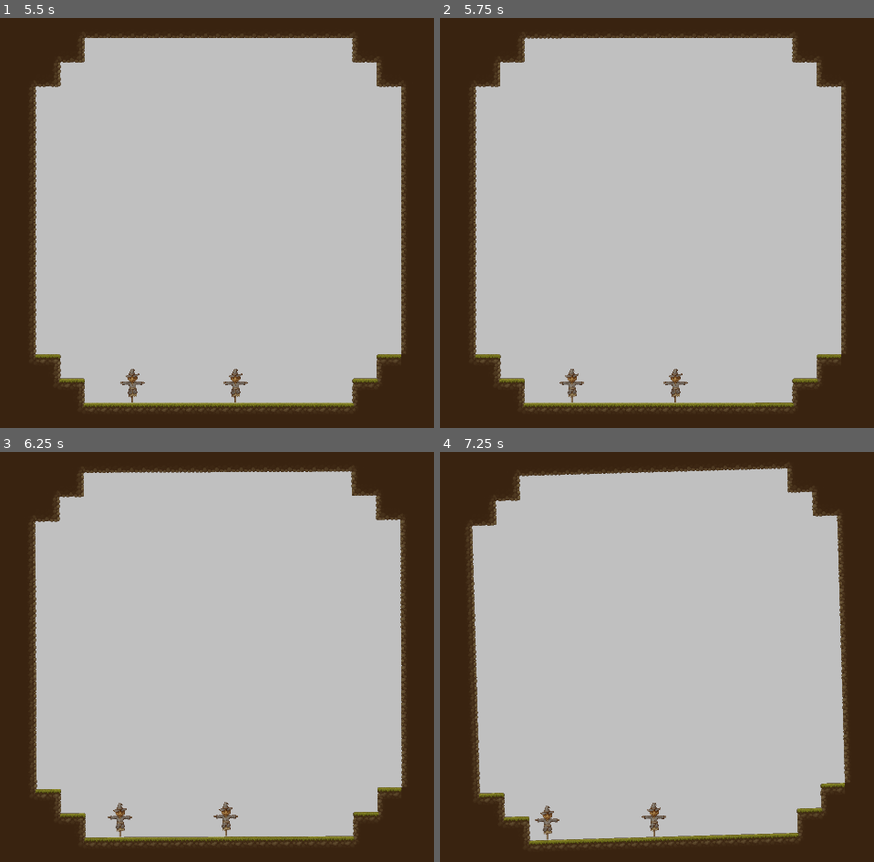
Above: before the commit, frames 1-4 (two rows, left to right).
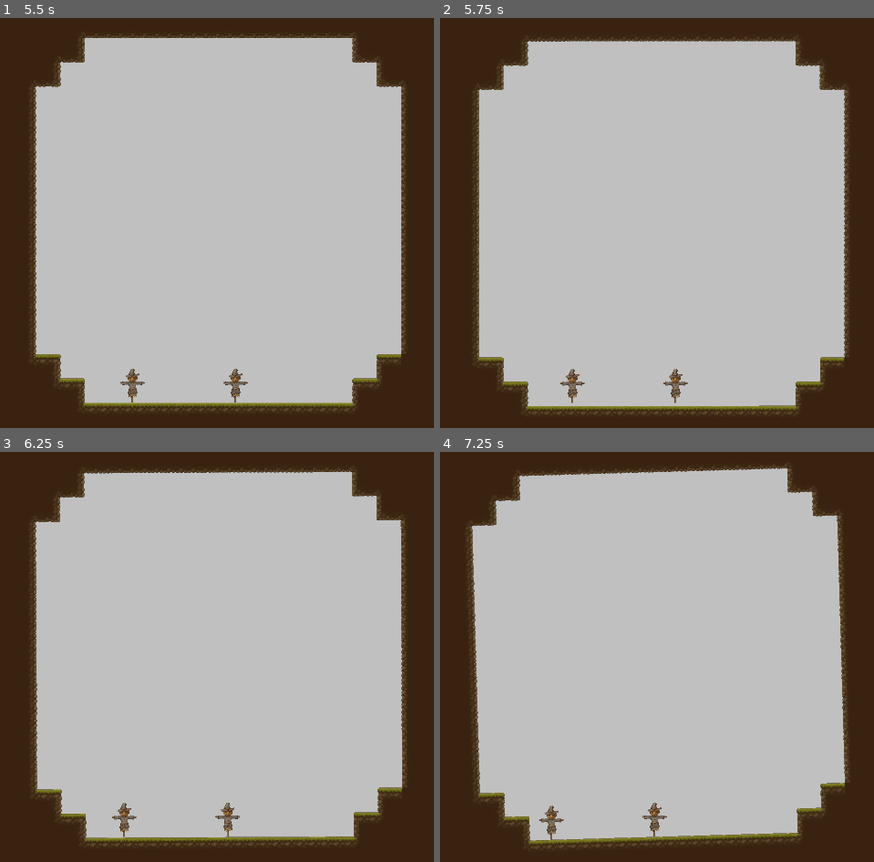
Above: after the commit, the same moments.

Repository: adudewithapc/piktiv-autumn-game-jam-2024
Game: Godot game, scene res://Scenes/Menu.tscn
Two runs of this game, one before a commit and one after it. Both use one fixed random seed, a clock stepped at 60 frames per second and the inputs below. Sound files missing from this copy of the repository are replaced by a short silence.
Inputs:
- Up to frame 1 (5.5 s): click "Play" at 0.5 s; tap Enter (ui_accept) at 1.25, 1.52, 2, 2.27, 2.75, 3.5, 3.77, 4.25, 4.52, 5, 5.27 s
- Up to frame 2 (5.75 s): no input
- Up to frame 3 (6.25 s): no input
- Up to frame 4 (7.25 s): tap Enter (ui_accept) at 6.77 s

Frame 1 is identical in both runs. In frame 2, 4.5% of the frame differs, in the area x 6-95%, y 3-97%; in frame 3, 1.3%; in frame 4, 0.3%.

Commit message:
added to levelart

Diff:
--- a/Scenes/LevelArt.tscn
+++ b/Scenes/LevelArt.tscn
@@ -1,10 +1,11 @@
-[gd_scene load_steps=8 format=4 uid="uid://cyd5qhl2dq8l1"]
+[gd_scene load_steps=9 format=4 uid="uid://cyd5qhl2dq8l1"]
 
 [ext_resource type="Script" path="res://Scripts/MainLevel.gd" id="1_kb54q"]
 [ext_resource type="TileSet" uid="uid://jniiomlp1d41" path="res://Art/VillageProps/VillageGroundTileSet.tres" id="1_ocwr7"]
 [ext_resource type="Script" path="res://Scenes/Rotate.gd" id="2_6jfnu"]
 [ext_resource type="PackedScene" uid="uid://c6yfd8r1lchfw" path="res://Scenes/Player.tscn" id="3_csi8t"]
 [ext_resource type="Script" path="res://Scripts/RndTimer.gd" id="5_wfvrh"]
+[ext_resource type="Script" path="res://Scripts/ScreenShake.gd" id="6_ssp0v"]
 
 [sub_resource type="RectangleShape2D" id="RectangleShape2D_0tx28"]
 size = Vector2(64, 1080)
@@ -83,5 +84,10 @@
 autostart = true
 script = ExtResource("5_wfvrh")
 
+[node name="ScreenShake" type="Node" parent="." node_paths=PackedStringArray("stage")]
+script = ExtResource("6_ssp0v")
+stage = NodePath("../Stage")
+
 [connection signal="timeout" from="Timer" to="Stage" method="_on_timer_timeout"]
 [connection signal="timeout" from="Timer" to="Timer" method="_on_timeout"]
+[connection signal="timeout" from="Timer" to="ScreenShake" method="_on_timer_timeout"]
Renamed: Scripts/ScreenShaker.gd -> Scripts/ScreenShake.gd
